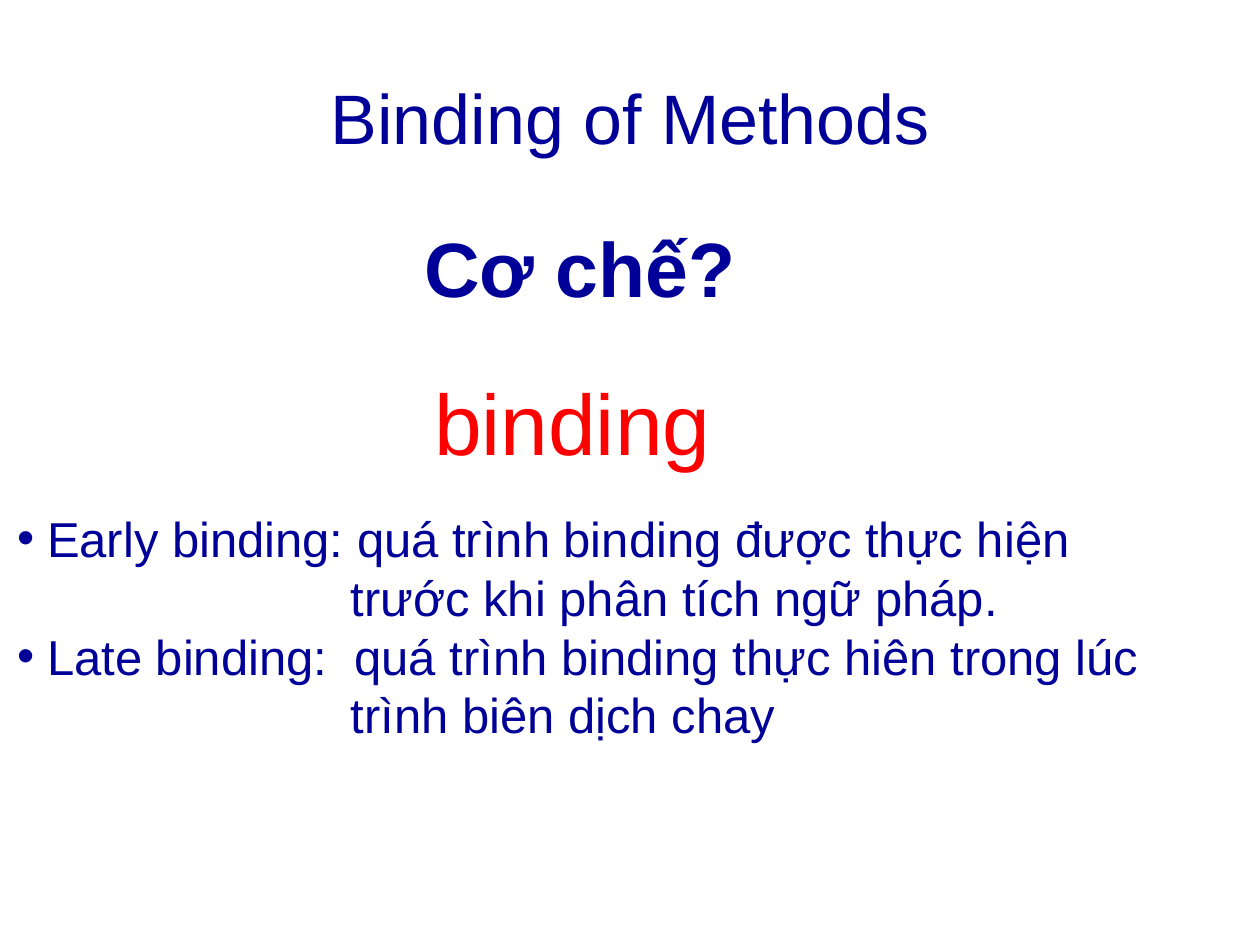
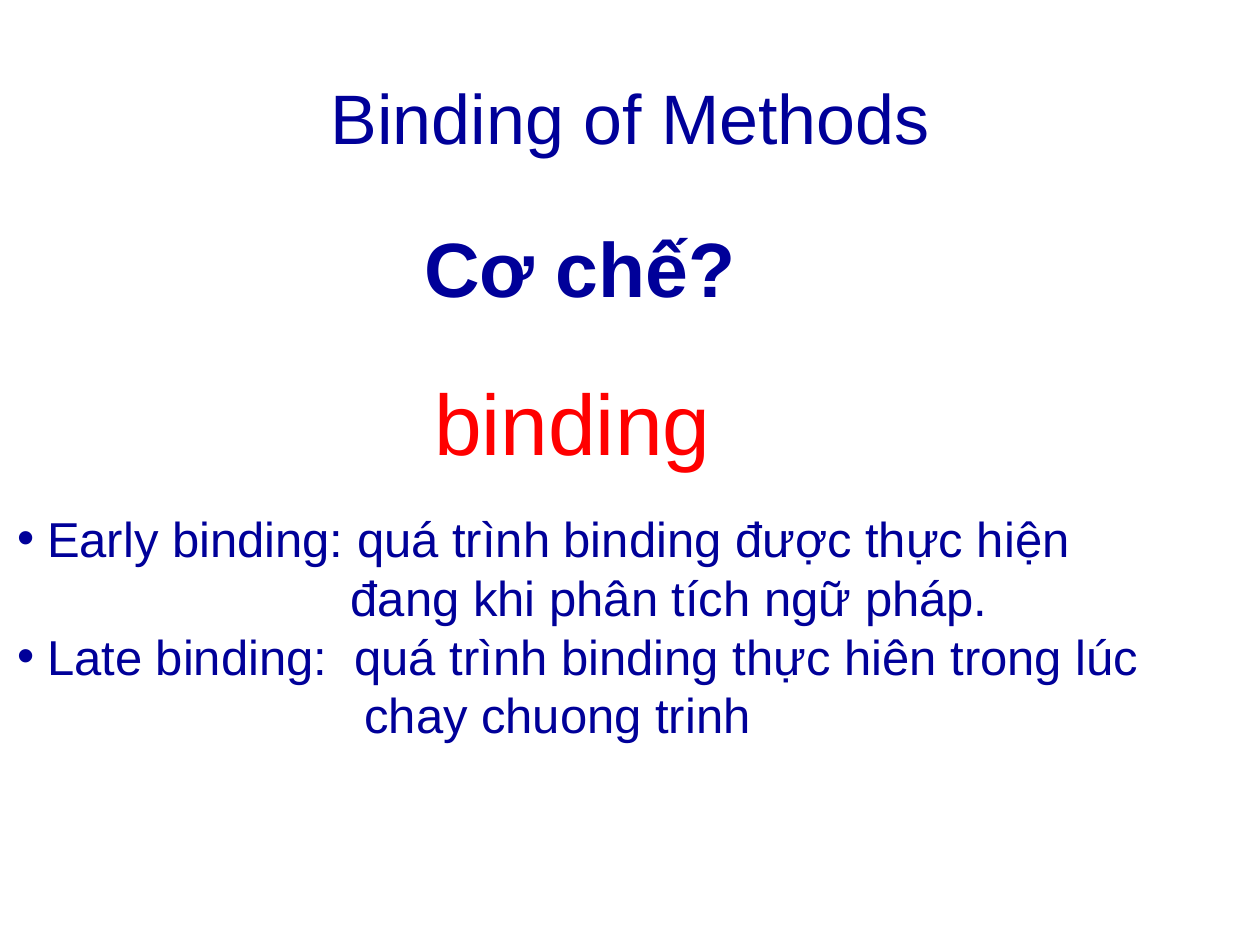
Before and after one commit to computerline1z/thaothaotientien, a slide deck: slide 12 of Thanh Thảo - 0912431/Seminar/topic#8b chapter 4-5___VER2.pptx (slide 11 before the commit). Drawn at 1260x945 pixels with LibreOffice and Linux fonts; fonts in the diff are those of the drawing; background and template pictures are left out. Boxes give left, top, right and bottom in pixels: in the first picture for what was removed or moved away, otherwise in the second. Text is boxed around its words. In the diff, an @@ line names an element or a change of style, - is before the commit and + after.

```diff
--- a/Thanh Thảo - 0912431/Seminar/topic#8b chapter 4-5___VER2.pptx
+++ b/Thanh Thảo - 0912431/Seminar/topic#8b chapter 4-5___VER2.pptx
@@ text at (x1=351, y1=580, x2=987, y2=626): text changed @@
-trước khi phân tích ngữ pháp.
+đang khi phân tích ngữ pháp.
@@ text at (x1=364, y1=697, x2=750, y2=743): text changed @@
-trình biên dịch chay
+chay chuong trinh
```
Also in this commit, not shown: 2 other slides changed, 1 slide added, 3 other files.
